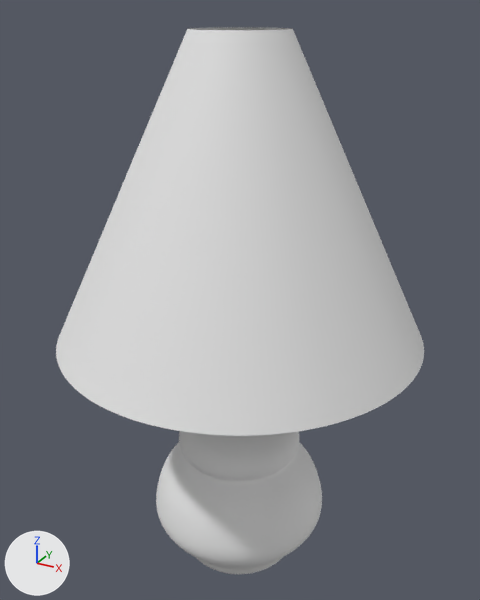
What one commit did to the FBX model working/subahu/Lamp/Lamp.fbx.
Both versions are drawn from a 50 mm lens placed at (1.44, -2.4, 2.34), pointed at (0.21, -0.17, 1.22). The axes (+X, +Y, +Z) are drawn at lower left. The lights are the same throughout. Where no turn or scale is listed for an object, it has been applied to the vertices.

The scene before the commit, as lines of its bpy script (objects in view):
```python
me_mesh = bpy.data.meshes.new('Mesh')
me_mesh.from_pydata(...)  # 34748 vertices, 34428 faces; spans x -0.84..0.16, y -0.15..0.85, z 0.0..1.79
me_mesh.materials.append(mat_material_002)  # white #e7e7e7
me_mesh_001 = bpy.data.meshes.new('Mesh.001')
me_mesh_001.from_pydata(...)  # 2304 vertices, 2048 faces; spans x -0.72..0.72, y -0.72..0.72, z -0.096..1.034
me_mesh_001.materials.append(mat_material)  # white #e7e7e7
ob_lamp_bottom = bpy.data.objects.new('Lamp bottom ', me_mesh)
ob_lamp_bottom.location = (0.0, 0.0, 0.027)
ob_lamp_bottom.rotation_euler = (0.0, 0.0, -3.142)  # degrees (0, 0, -180)
ob_lamp_bottom.scale = (0.754, 0.754, 0.754)
ob_lamp_top = bpy.data.objects.new('Lamp top', me_mesh_001)
ob_lamp_top.location = (0.274, -0.283, 1.241)
```
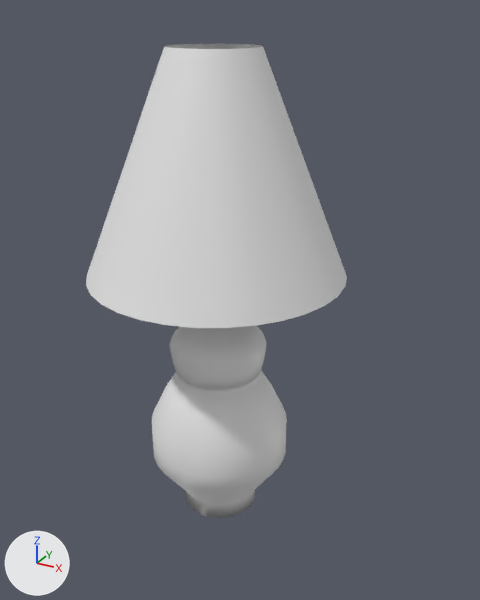
Where the change shows, as pixel boxes (x1, y1, x2, y2) in the pictures (480 x 600 px):
'Lamp top', deleted
    before: (56, 27, 424, 436)
'LampShade', added
    after: (86, 44, 347, 328)
'LampBase', added
    after: (152, 326, 287, 518)
'Lamp bottom ', deleted
    before: (156, 431, 322, 574)

The change in detail:
Mesh me_circle_004 is new.
It has 64 vertices, 32 faces and spans x -0.578..0.578, y -0.578..0.578, z 0.083..1.031.
Mesh me_cylinder_003 is new.
It has 480 vertices, 437 faces and spans x -7.9..54.5, y -17.0..17.0, z -1.0..1.0.
In object 'Bulb' (ob_bulb), parent is no longer ob_lamp_bottom.
Object 'Lamp top' (ob_lamp_top) is deleted.
Object 'Lamp bottom ' (ob_lamp_bottom) is deleted.
Object 'LampShade' (ob_lampshade) is new; it shows me_circle_004.
Its location is (0.0, 0.0, 1.171).
Object 'LampBase' (ob_lampbase) is new; it shows me_cylinder_003.
Its location is (0.0, 0.0, 1.347).
Its rotation in degrees is (180, 90, 0).
Its scale is (0.0246, 0.0196, 0.521).
